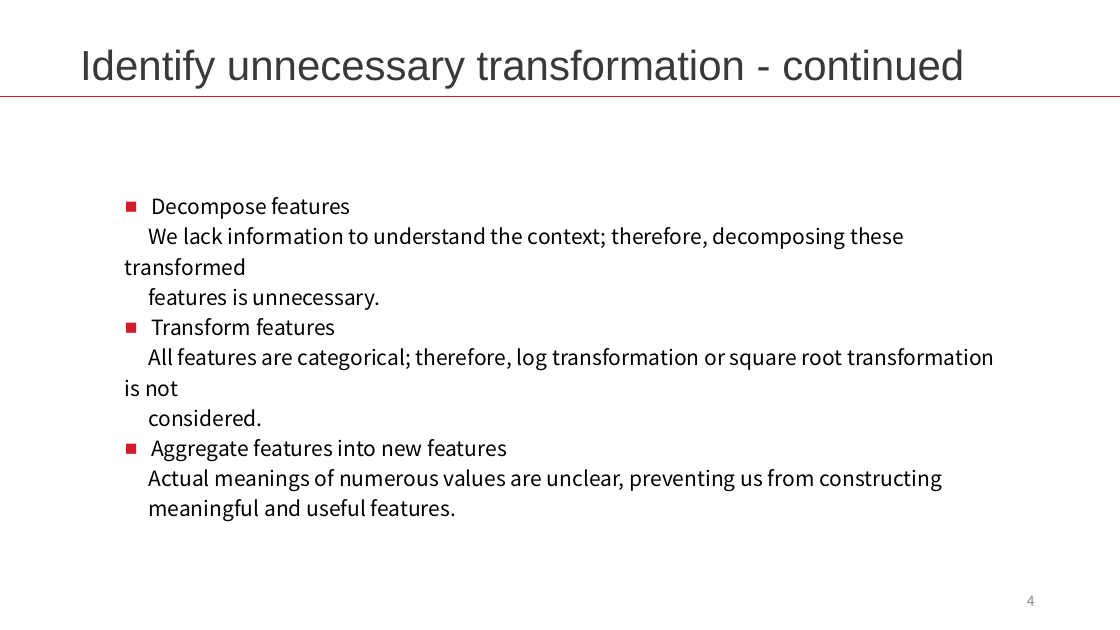
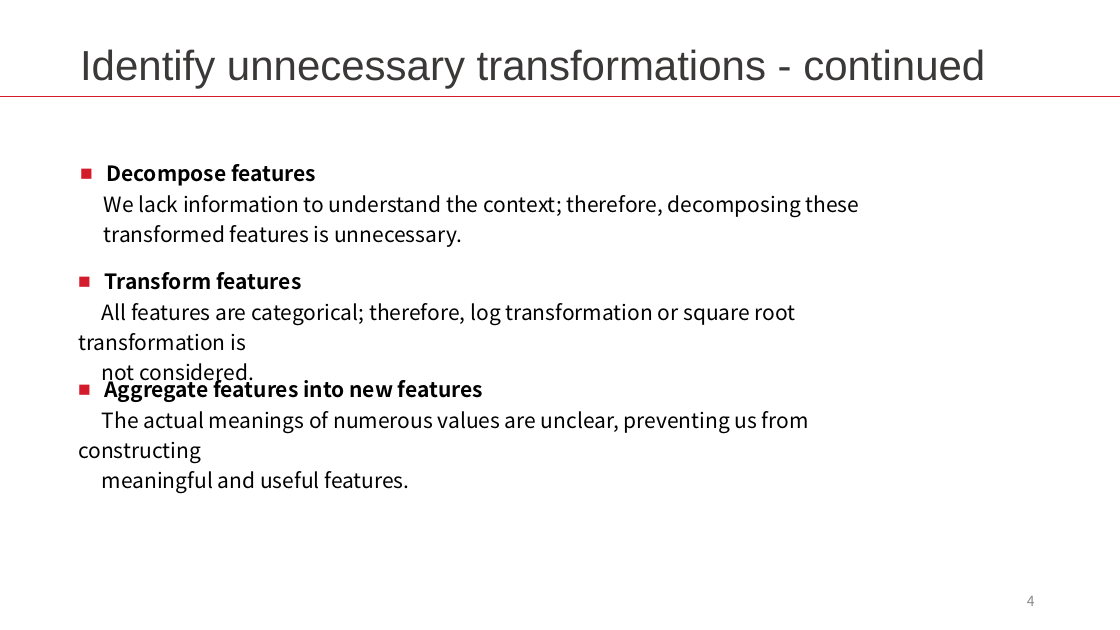
Before and after one commit to LiyangSong/Advertisement-CTR-Prediction, a slide deck: slide 4 of submissions/phase2/prep.pptx. Drawn at 1120x630 pixels with LibreOffice and Linux fonts; fonts in the diff are those of the drawing. Boxes give left, top, right and bottom in pixels: in the first picture for what was removed or moved away, otherwise in the second. Text is boxed around its words. In the diff, an @@ line names an element or a change of style, - is before the commit and + after.

```diff
--- a/submissions/phase2/prep.pptx
+++ b/submissions/phase2/prep.pptx
@@ text at (80, 49, 985, 88): text changed @@
-Identify unnecessary transformation - continued
+Identify unnecessary transformations - continued
@@ text "Decompose features": place and size @@
-text "Decompose features" at (125, 197, 995, 522)
+text "Decompose features" at (104, 164, 860, 247)
@@ text at (106, 164, 316, 186): bold on in "Decompose features" @@
@@ text at (104, 195, 860, 247): text changed @@
-We lack information to understand the context; therefore, decomposing these transformed
-features is unnecessary.
-■ Transform features
-All features are categorical; therefore, log transformation or square root transformation is not
-considered.
-■ Aggregate features into new features
-Actual meanings of numerous values are unclear, preventing us from constructing
-meaningful and useful features.
+We lack information to understand the context; therefore, decomposing these
+transformed features is unnecessary.
@@ text added at (78, 272, 796, 385), 18 pt, text #000000 @@
+■ Transform features
+All features are categorical; therefore, log transformation or square root transformation is
+not considered.
@@ text added at (78, 377, 809, 493), 18 pt, text #000000 @@
+■ Aggregate features into new features
+The actual meanings of numerous values are unclear, preventing us from constructing
+meaningful and useful features.
```
Also in this commit, not shown: 9 other slides changed, 3 other files.
